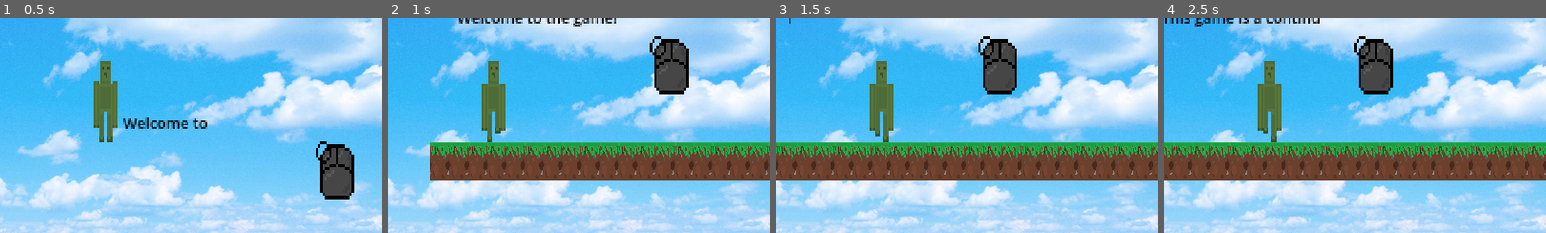
Above: before the commit, frames 1-4 (left to right).
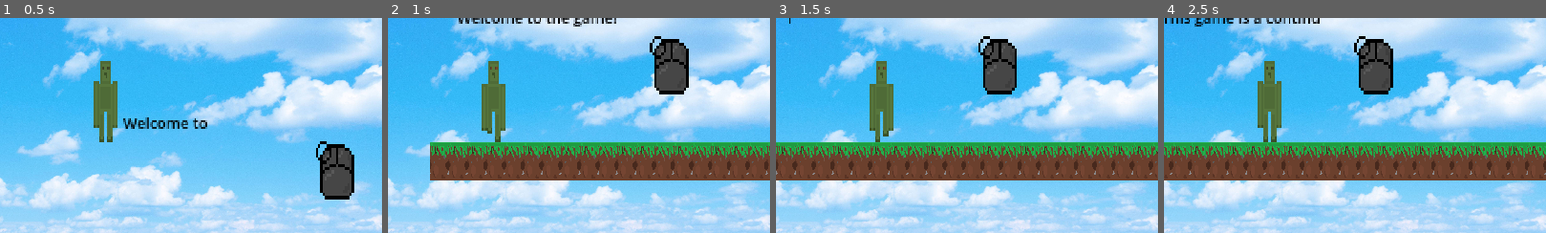
Above: after the commit, the same moments.

Repository: ItsbaileyX3525/platformer-2.0
Game: Godot game, scene res://scenes/Main.tscn
Two runs of this game, one before a commit and one after it. Both use one fixed random seed, a clock stepped at 60 frames per second and the inputs below.
Inputs (mouse positions are % of the whole screen's width and height, from its top left):
- Up to frame 1 (0.5 s): no input
- Up to frame 2 (1 s): move the mouse to (67, 83) at 0.52 s; hold D (move_right) from 0.53 s (still down); click (67, 83) at 0.67 s; tap Space (jump) at 0.77 s
- Up to frame 3 (1.5 s): keep holding D (move_right); move the mouse to (30, 55) at 1.27 s; click (30, 55) at 1.42 s
- Up to frame 4 (2.5 s): tap Space (jump) at 1.52 s; move the mouse to (60, 28) at 2.02 s; release D (move_right) at 2.03 s; hold A (move_left) from 2.03 s (still down); click (60, 28) at 2.17 s
The pictures show only the part of the screen within x 36-86%, y 50-100%; the shares and areas given below are measured in that part.

Frame 1 is identical in both runs. In frame 2, 0.2% of the frame differs, in the area x 26-30%, y 22-58%; in frame 3, 0.1%; in frame 4, 0.2%.

Commit message:
added controller support

Diff:
--- a/project.godot
+++ b/project.godot
@@ -26,21 +26,25 @@
 move_left={
 "deadzone": 0.5,
 "events": [Object(InputEventKey,"resource_local_to_scene":false,"resource_name":"","device":-1,"window_id":0,"alt_pressed":false,"shift_pressed":false,"ctrl_pressed":false,"meta_pressed":false,"pressed":false,"keycode":0,"physical_keycode":65,"key_label":0,"unicode":97,"echo":false,"script":null)
+, Object(InputEventJoypadMotion,"resource_local_to_scene":false,"resource_name":"","device":-1,"axis":0,"axis_value":-1.0,"script":null)
 ]
 }
 move_right={
 "deadzone": 0.5,
 "events": [Object(InputEventKey,"resource_local_to_scene":false,"resource_name":"","device":-1,"window_id":0,"alt_pressed":false,"shift_pressed":false,"ctrl_pressed":false,"meta_pressed":false,"pressed":false,"keycode":0,"physical_keycode":68,"key_label":0,"unicode":100,"echo":false,"script":null)
+, Object(InputEventJoypadMotion,"resource_local_to_scene":false,"resource_name":"","device":-1,"axis":0,"axis_value":1.0,"script":null)
 ]
 }
 jump={
 "deadzone": 0.5,
 "events": [Object(InputEventKey,"resource_local_to_scene":false,"resource_name":"","device":-1,"window_id":0,"alt_pressed":false,"shift_pressed":false,"ctrl_pressed":false,"meta_pressed":false,"pressed":false,"keycode":0,"physical_keycode":32,"key_label":0,"unicode":32,"echo":false,"script":null)
+, Object(InputEventJoypadButton,"resource_local_to_scene":false,"resource_name":"","device":-1,"button_index":0,"pressure":0.0,"pressed":true,"script":null)
 ]
 }
 click={
 "deadzone": 0.5,
 "events": [Object(InputEventMouseButton,"resource_local_to_scene":false,"resource_name":"","device":-1,"window_id":0,"a …(253 unchanged characters)…
+, Object(InputEventJoypadButton,"resource_local_to_scene":false,"resource_name":"","device":-1,"button_index":2,"pressure":0.0,"pressed":true,"script":null)
 ]
 }
 
--- a/scenes/Main.tscn
+++ b/scenes/Main.tscn
@@ -13,4 +13,5 @@
 
 [node name="AudioStreamPlayer" type="AudioStreamPlayer" parent="."]
 stream = ExtResource("3_0l638")
+volume_db = -15.0
 autoplay = true
--- a/scenes/tutorial.tscn
+++ b/scenes/tutorial.tscn
@@ -31,7 +31,7 @@
 func _process(delta):
 	if clickTimer < 20:
 		clickTimer += delta
-	if Input.is_mouse_button_pressed(MOUSE_BUTTON_LEFT) and clickTimer >=1:
+	if Input.is_action_just_pressed(\"click\") and clickTimer >=1:
 		clickTimer = 0
 		match state:
 			0:
@@ -74,6 +74,22 @@
 		position = Vector2(1310,394)
 "
 
+[sub_resource type="Animation" id="Animation_c1tuw"]
+length = 0.001
+loop_mode = 2
+tracks/0/type = "value"
+tracks/0/imported = false
+tracks/0/enabled = true
+tracks/0/path = NodePath(".:position")
+tracks/0/interp = 1
+tracks/0/loop_wrap = true
+tracks/0/keys = {
+"times": PackedFloat32Array(0),
+"transitions": PackedFloat32Array(1),
+"update": 0,
+"values": [Vector2(1186, 620)]
+}
+
 [sub_resource type="Animation" id="Animation_wqsfs"]
 resource_name = "move_loop"
 length = 2.0
@@ -89,22 +105,6 @@
 "transitions": PackedFloat32Array(1, 1, 1),
 "update": 0,
 "values": [Vector2(1023, 620), Vector2(1186, 620), Vector2(1023, 620)]
-}
-
-[sub_resource type="Animation" id="Animation_c1tuw"]
-length = 0.001
-loop_mode = 2
-tracks/0/type = "value"
-tracks/0/imported = false
-tracks/0/enabled = true
-tracks/0/path = NodePath(".:position")
-tracks/0/interp = 1
-tracks/0/loop_wrap = true
-tracks/0/keys = {
-"times": PackedFloat32Array(0),
-"transitions": PackedFloat32Array(1),
-"update": 0,
-"values": [Vector2(1186, 620)]
 }
 
 [sub_resource type="AnimationLibrary" id="AnimationLibrary_rcej1"]
--- a/scripts/player.gd
+++ b/scripts/player.gd
@@ -37,20 +37,13 @@
 	if Input.is_action_just_pressed("jump") && is_on_floor():
 		velocity.y = -jumpForce
 
-	if Input.is_action_just_pressed("move_left"):
-		rightChonk.visible=false
-		leftChonk.visible=true
-	if Input.is_action_just_pressed("move_right"):
-		rightChonk.visible=true
-		leftChonk.visible=false
-
 	var hDirection = Input.get_axis("move_left", "move_right")
 
 	velocity.x = speed * hDirection
 
 	move_and_slide()
 
-	if Input.is_key_pressed(KEY_A):
+	if Input.is_action_pressed("move_right"):
 		if !leftChonkAnim.is_playing():
 			idleAnim.stop()
 			leftChonk.visible = true
@@ -58,7 +51,7 @@
 			rightChonkAnim.stop()
 			rightChonk.visible = false
 			idleChonk.visible = false
-	elif Input.is_key_pressed(KEY_D):
+	elif Input.is_action_pressed("move_right"):
 		if !rightChonkAnim.is_playing():
 			idleAnim.stop()
 			leftChonk.visible = false
